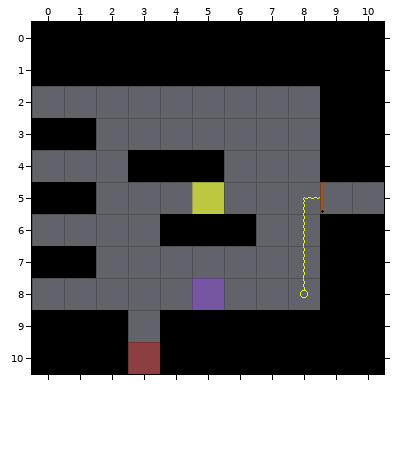
One commit to this Tiled map (JSON): Assets/Level_Editor/TileMap/Room_23.tmj. The picture above was drawn from the file before the commit.
Cells are 32x32 px. Shown: x 0..10, y 0..10.
The same view after the edit:
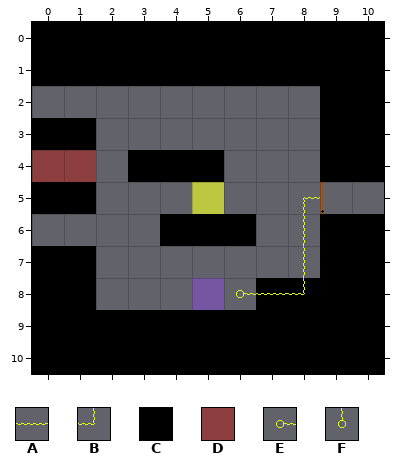
Key: from "tileSet": A 6, B 27, C 33, D 34, E 35, F 47.
_ is an empty cell.
Tiles replaced or removed in this view: D, F.
Diff:
Changed rows in their new state; . is an unchanged cell.
Layer "Blocks":
first column x 0:
 4 DD
first column x 0:
 8 CC.....CC
 9 ...C.....
10 ...C.....
Layer "Overlap":
first column x 6:
 8 EAB
